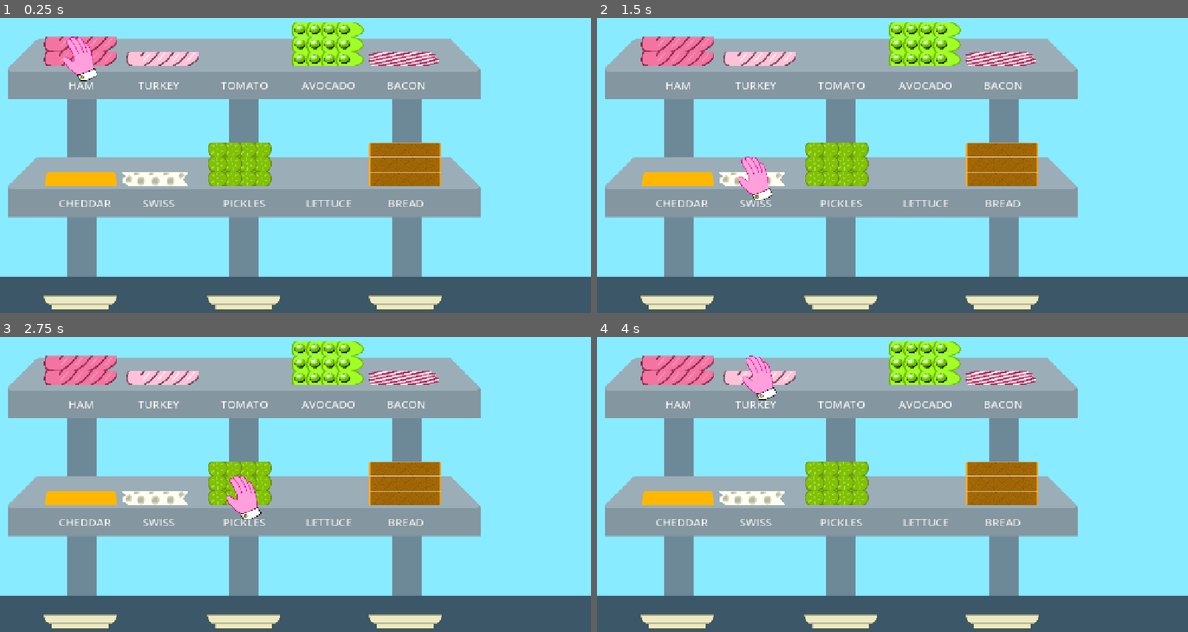
Above: before the commit, frames 1-4 (two rows, left to right).
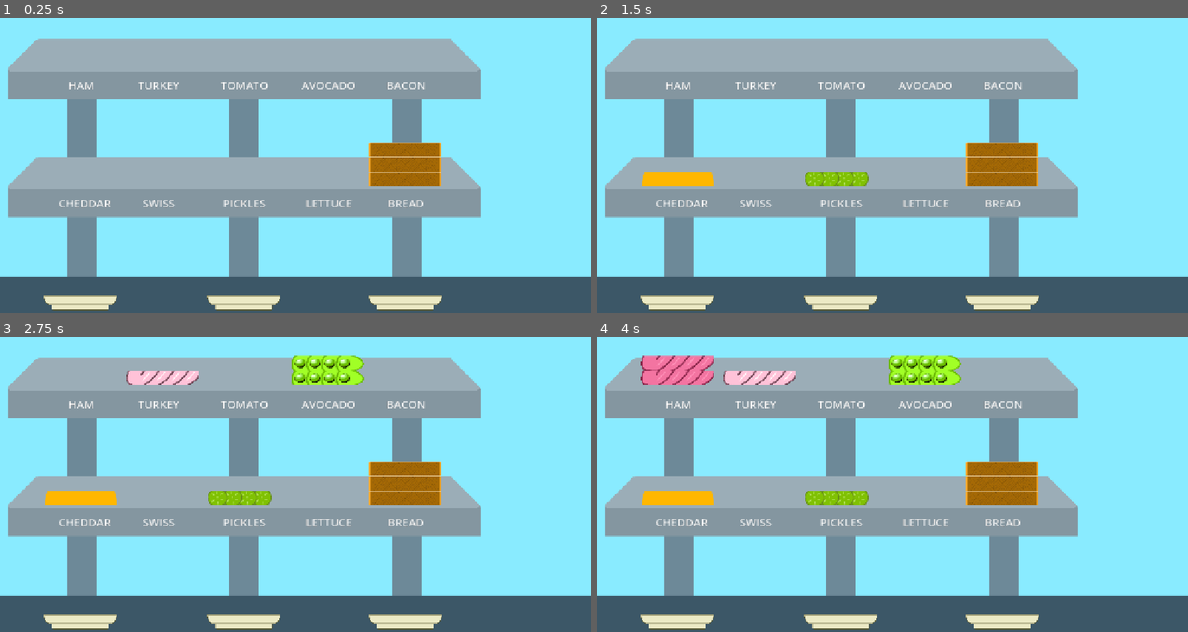
Above: after the commit, the same moments.

Repository: hachitomo/sandwich-slammer
Game: Godot game, scene res://scenes/game.tscn
Two runs of this game, one before a commit and one after it. Both use one fixed random seed, a clock stepped at 60 frames per second and the inputs below.
Inputs:
- Up to frame 1 (0.25 s): no input
- Up to frame 2 (1.5 s): tap Enter (ui_accept) at 0.5, 0.77 s; hold Right (ui_right) 0.53-1.28 s; hold Down (ui_down) from 1.28 s (still down)
- Up to frame 3 (2.75 s): tap Enter (ui_accept) at 1.52, 2 s; release Down (ui_down) at 2.03 s; hold Right (ui_right) from 2.03 s (still down)
- Up to frame 4 (4 s): release Right (ui_right) at 2.78 s; hold Up (ui_up) 2.78-3.53 s; tap Enter (ui_accept) at 3.02, 3.5, 3.77 s; hold Left (ui_left) from 3.53 s (still down)

The runs differ from the first frame. In frame 1, 6.8% of the frame differs, in the area x 7-75%, y 1-57%; in frame 2, 5.9%; in frame 3, 4.2%; in frame 4, 3.2%.

Commit message:
add audio

Diff:
--- a/scenes/game.gd
+++ b/scenes/game.gd
@@ -2,6 +2,14 @@
 
 @export var ingredient_start_count: int = 12
 @export var cursor_offset: Vector2 = Vector2.ZERO
+
+@onready var bg_player: AudioStreamPlayer = $BGMusicPlayer
+@onready var sfx_player: AudioStreamPlayer = $SFXPlayer
+const game_bg_music = preload("res://assets/audio/which-wich.mp3")
+const knife_sfx = preload("res://assets/audio/sfx/knife.wav")
+const glass_sfx = preload("res://assets/audio/sfx/glassclink.wav")
+const plate_sfx = preload("res://assets/audio/sfx/plate.wav")
+#const waiting_bg_music = preload("res://assets/audio/knives.mp3")
 
 var ingredient_zero_point: Vector2
 
@@ -24,6 +32,9 @@
 	$IngredientSelections.set_accept(select_ingredient)
 
 func _process(_delta: float) -> void:
+	if not $BGMusicPlayer.playing:
+		$BGMusicPlayer.stream = game_bg_music
+		$BGMusicPlayer.play()
 	if init:
 		init_items()
 		init = false
@@ -184,6 +195,10 @@
 
 func _on_init_delay_timer_timeout() -> void:
 	if count < ingredient_start_count:
+		if $SFXPlayer.playing:
+			$SFXPlayer.stop()
+		$SFXPlayer.stream = [knife_sfx,plate_sfx,glass_sfx].pick_random()
+		$SFXPlayer.play()
 		plus_ingredient()
 	else:
 		$InitDelayTimer.stop()
--- a/scenes/game.tscn
+++ b/scenes/game.tscn
@@ -157,7 +157,7 @@
 position = Vector2(878, 698)
 
 [node name="InitDelayTimer" type="Timer" parent="." unique_id=658647169]
-wait_time = 0.002
+wait_time = 0.5
 
 [node name="IngredientSelections" parent="." unique_id=1519003377 instance=ExtResource("5_iywne")]
 script = ExtResource("6_p57ef")
@@ -166,4 +166,9 @@
 cursor_texture = ExtResource("7_u5sy4")
 cursor_default_region = Rect2(171, 66, 74, 96)
 
+[node name="BGMusicPlayer" type="AudioStreamPlayer" parent="." unique_id=1070563403]
+volume_db = -4.0
+
+[node name="SFXPlayer" type="AudioStreamPlayer" parent="." unique_id=777464840]
+
 [connection signal="timeout" from="InitDelayTimer" to="." method="_on_init_delay_timer_timeout"]
Not shown, added: assets/audio/knives.mp3
Not shown, added: assets/audio/sfx/glassclink.wav
Not shown, added: assets/audio/sfx/knife.wav
Not shown, added: assets/audio/sfx/orderup.wav
Not shown, added: assets/audio/sfx/plate.wav
Not shown, added: assets/audio/sfx/slam.wav
Not shown, added: assets/audio/which-wich.mp3
